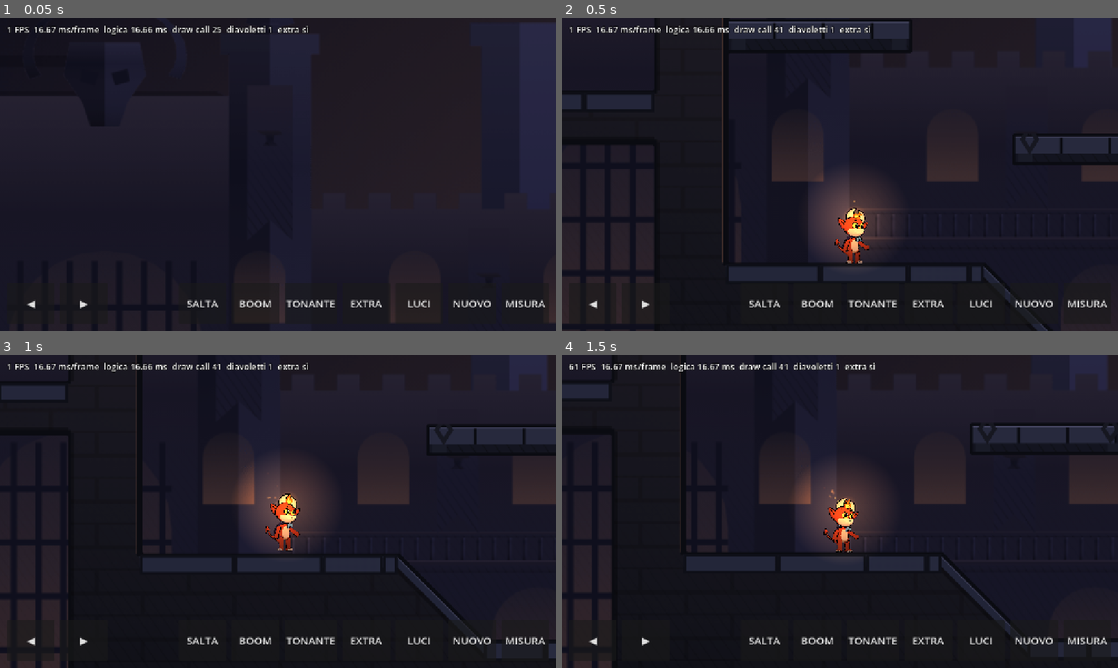
Above: before the commit, frames 1-4 (two rows, left to right).
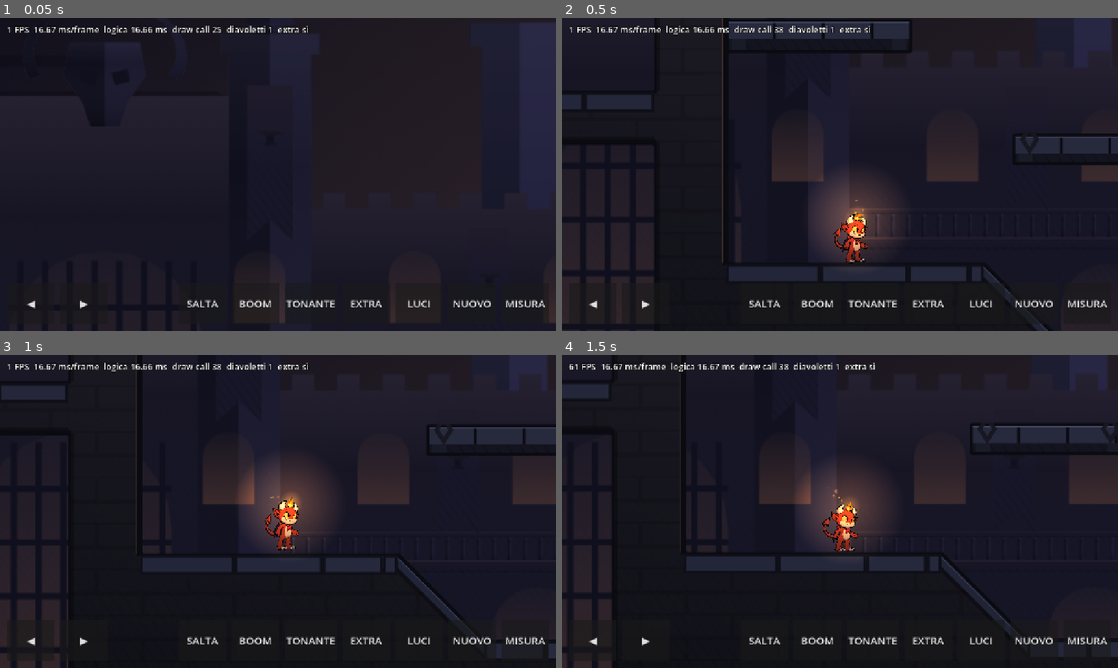
Above: after the commit, the same moments.

Repository: Sorbolik/megablast-godot
Game: Godot game, scene res://game/main.tscn
Two runs of this game, one before a commit and one after it. Both use one fixed random seed, a clock stepped at 60 frames per second and the inputs below.
Inputs (mouse positions are in pixels of both pictures, inside the frame that each line leads up to):
- Up to frame 1 (0.05 s): no input
- Up to frame 2 (0.5 s): no input
- Up to frame 3 (1 s): tap Enter at 0.5 s; move the mouse to (400, 495) at 0.52 s; hold D from 0.53 s (still down); tap Q at 0.6 s; click (400, 495) at 0.67 s; tap Space at 0.77 s
- Up to frame 4 (1.5 s): release D at 1.25 s; drag from (728, 527) to (812, 574) at 1.27 s

Frame 1 is identical in both runs. In frame 2, 0.6% of the frame differs, in the area x 38-56%, y 2-79%; in frame 3, 0.6%, in the area x 38-54%, y 2-63%; in frame 4, 0.6%.

Commit message:
Torna l'apprendista di oggi come predefinito: il nuovo montaggio di WB-033 non va (resta sul tasto N)
Co-Authored-By: Claude Opus 5.5 <noreply@anthropic.com>
Claude-Session: https://claude.ai/code/session_01XmXLjjBwqbYx7Homv1JJmE

Diff:
--- a/game/main.gd
+++ b/game/main.gd
@@ -23,7 +23,7 @@
 var mask_tex: ImageTexture
 var zoom := NEAR
 var extras := true
-var new_art := true             # the new APPRENDISTA of WB-033 (N, NUOVO)
+var new_art := false            # the new APPRENDISTA of WB-033 (N, NUOVO)
 var lights := true               # Godot only: 2D lights (L, LUCI)
 var dark: CanvasModulate          # the scene a bit darker, so the lights show
 var touch := {left = false, right = false, jump = false}
